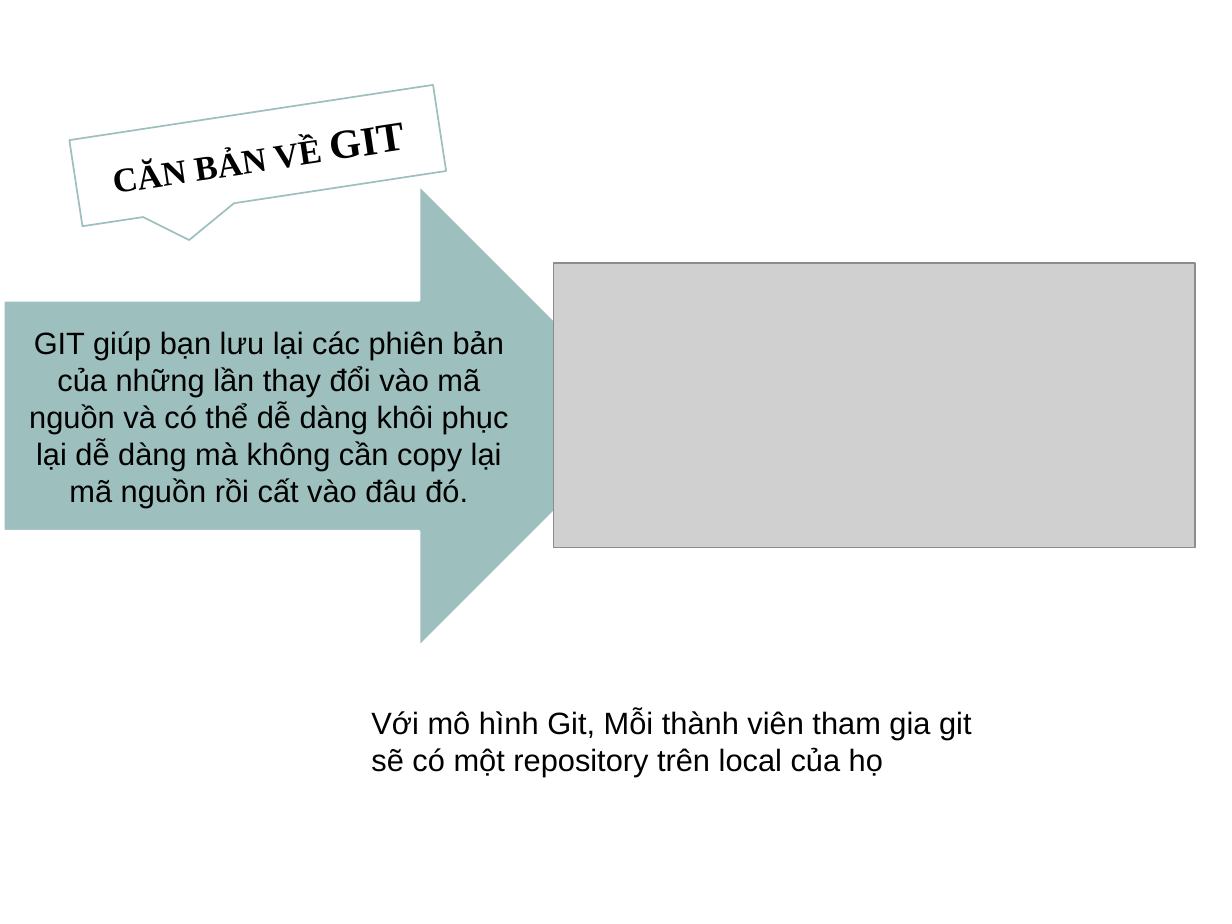
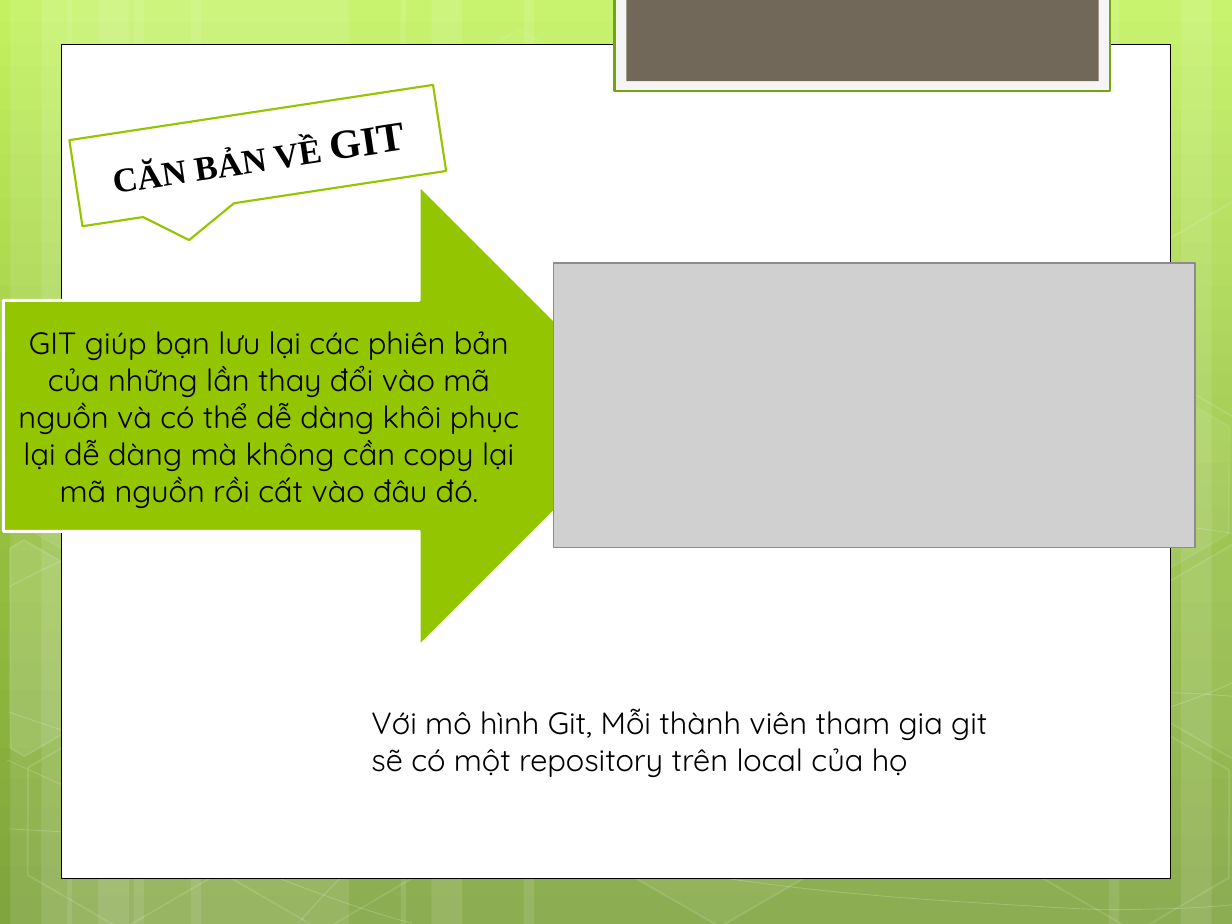
Before and after one commit to vothihoangyen/demott8-6, a slide deck: slide 6 of GIT-AND-GITHUB.pptx. Drawn at 1232x924 pixels with LibreOffice and Linux fonts; fonts in the diff are those of the drawing; grey boxes stand for pictures; background and template pictures are left out. Boxes give left, top, right and bottom in pixels: in the first picture for what was removed or moved away, otherwise in the second. Text is boxed around its words. In the diff, an @@ line names an element or a change of style, - is before the commit and + after.

```diff
--- a/GIT-AND-GITHUB.pptx
+++ b/GIT-AND-GITHUB.pptx
@@ background #FFFFFF to gradient #C3F35F to #93BF3F to #81A53E @@
@@ rectangle added at (615,0,1110,91), fill #F5F5F5, outline #74A510 1.25 pt @@
@@ rectangle added at (626,0,1098,81), fill #71685A @@
@@ rectangle added at (62,44,1170,877), fill #FFFFFF, outline #000000 0.5 pt @@
@@ speech box "CĂN BẢN VỀ GIT" at (69,85,447,227): outline #9DBFBE 1 pt to #94C600 1.25 pt @@
@@ group added at (0,0,1232,924): 12 rectangles, 8 freeform shapes, 8 hexagons @@
@@ right arrow "GIT giúp bạn lưu lại ..." at (4,185,650,647): font Arial to Quicksand; fill #9DBFBE to #94C600; outline #FFFFFF 1.5 pt to #FFFFFF 1.75 pt @@
@@ text "Với mô hình Git, Mỗi ..." at (371,708,987,777): font Arial to Quicksand @@
@@ ellipse removed at (1153,848,1196,891) @@
```
Also in this commit, not shown: 10 other slides changed.
